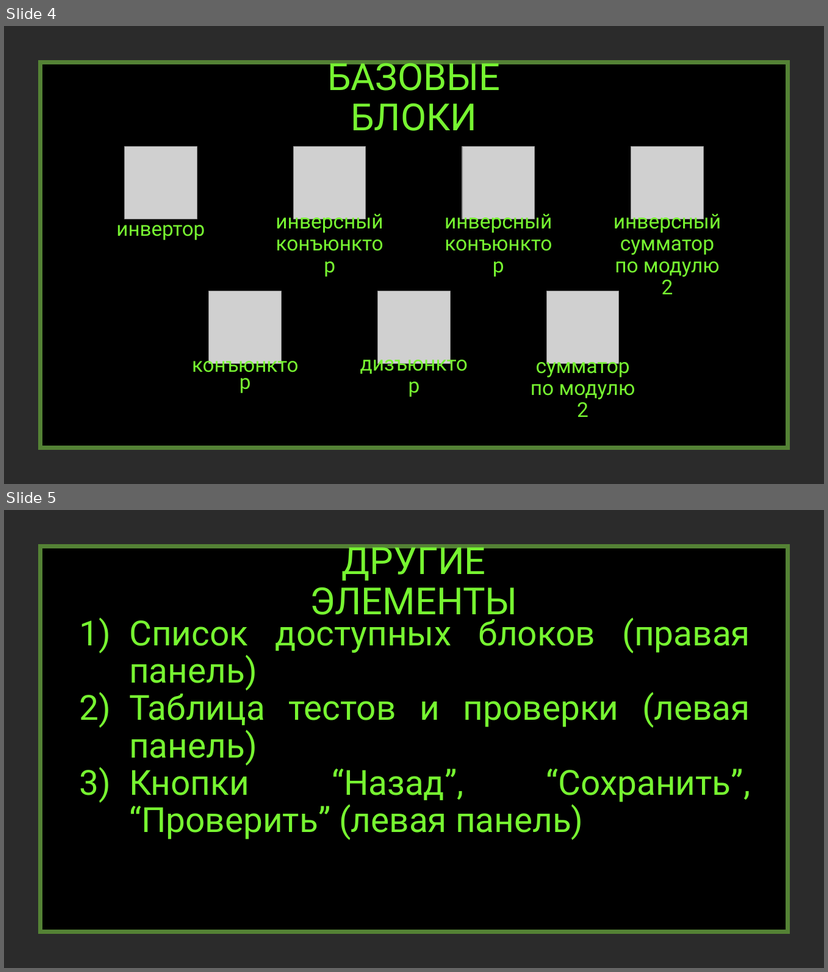
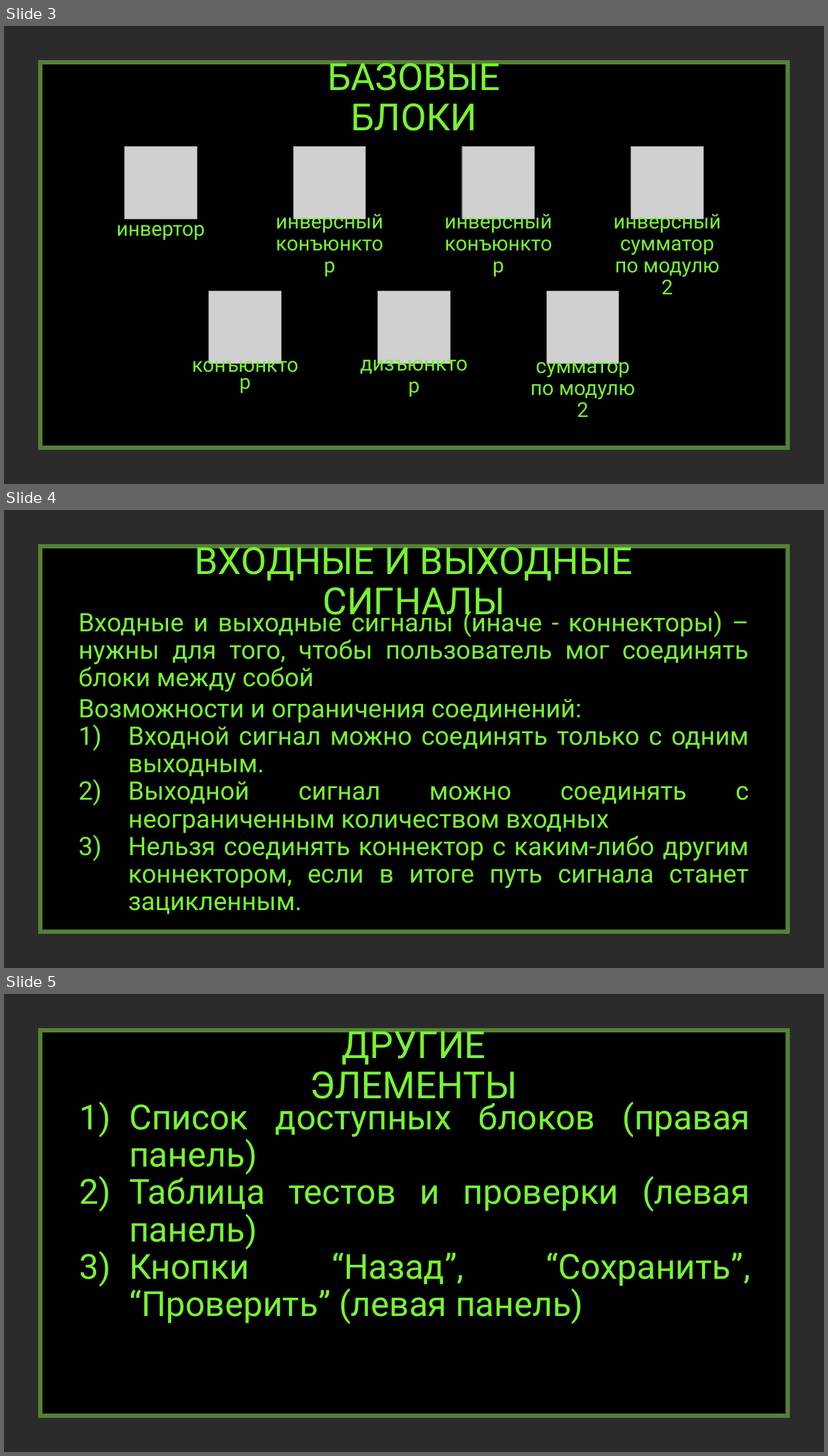
Before and after one commit to creativepix/Pygame_Logic_Functions, a slide deck: presentation.pptx. Shown one above the other, each under a label of ours: slides 4 and 5 before the commit, slides 3, 4 and 5 after it. The pictures are 828x972 and 828x1456 pixels, drawn with LibreOffice and Linux fonts; fonts in the diff are those of the drawing; grey boxes stand for pictures; background and template pictures are left out; a plain dark background stands for a picture behind light text. Boxes give left, top, right and bottom in pixels: in the first picture for what was removed or moved away, otherwise in the second. Text is boxed around its words. In the diff, an @@ line names an element or a change of style, - is before the commit and + after.

```diff
--- a/presentation.pptx
+++ b/presentation.pptx
@@ slide 4 added at (x1=4, y1=510, x2=824, y2=968), background picture (left out) @@
@@ rectangle added at (x1=40, y1=546, x2=787, y2=932), fill #000000, outline #548235 5 pt @@
@@ title added at (x1=195, y1=540, x2=632, y2=623), 44 pt, text #77F531 @@
+ВХОДНЫЕ И ВЫХОДНЫЕ СИГНАЛЫ
@@ text added at (x1=78, y1=608, x2=748, y2=692), 30 pt, text #77F531 @@
+Входные и выходные сигналы (иначе - коннекторы) – нужны для того, чтобы пользователь мог соединять блоки между собой
@@ text added at (x1=78, y1=699, x2=749, y2=914), 30 pt, text #77F531 @@
+Возможности и ограничения соединений:
+1) Входной сигнал можно соединять только с одним выходным.
+2) Выходной сигнал можно соединять с неограниченным количеством входных
+3) Нельзя соединять коннектор с каким-либо другим коннектором, если в итоге путь сигнала станет зацикленным.
@@ what was slide 4 is now slide 3 @@
```
Also in this commit, not shown: 3 slides changed, 1 other slide added, 1 slide removed.
